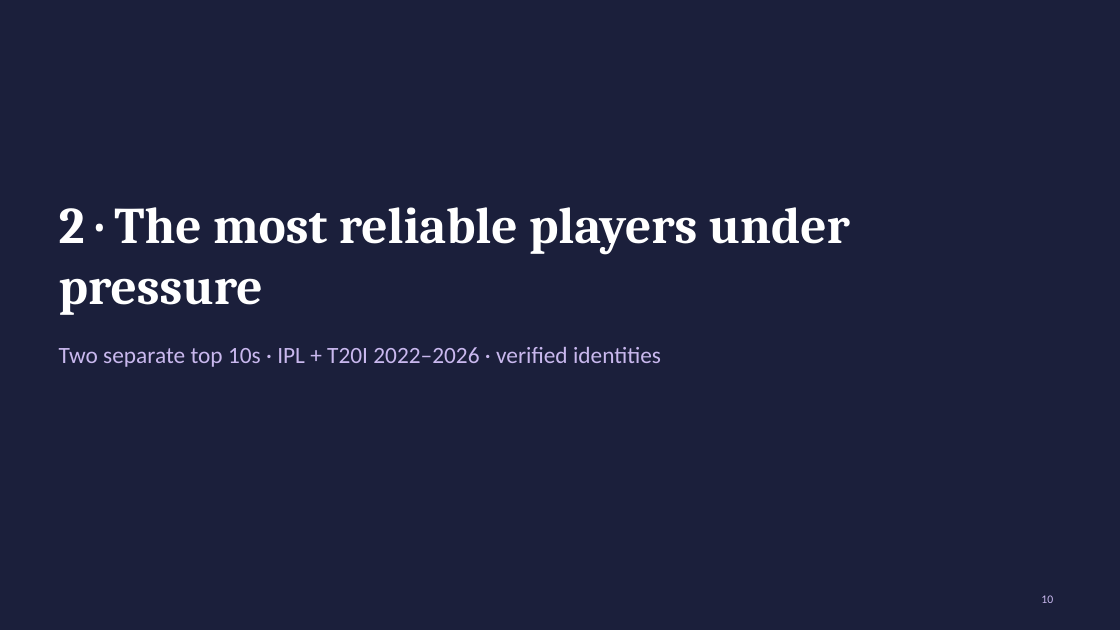
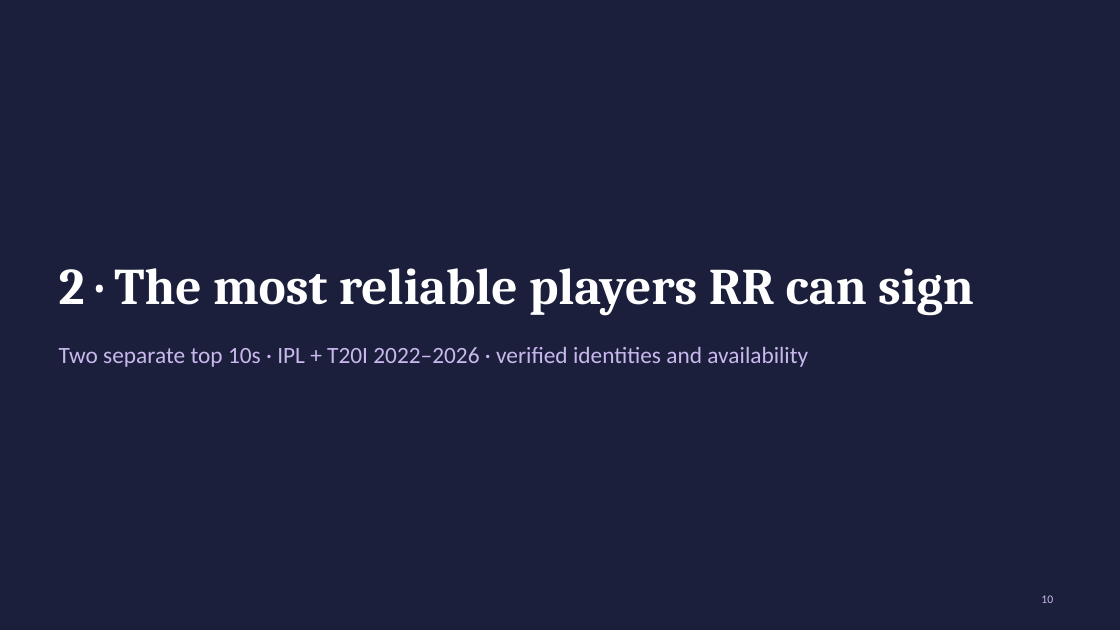
Before and after one commit to Anurag-1902-Patil/RR-Hackathon, a slide deck: slide 10 of reports/presentation.pptx. Drawn at 1120x630 pixels with LibreOffice and Linux fonts; fonts in the diff are those of the drawing. Boxes give left, top, right and bottom in pixels: in the first picture for what was removed or moved away, otherwise in the second. Text is boxed around its words. In the diff, an @@ line names an element or a change of style, - is before the commit and + after.

```diff
--- a/reports/presentation.pptx
+++ b/reports/presentation.pptx
@@ title at bbox=[59, 268, 974, 316]: text changed @@
-2 · The most reliable players under pressure
+2 · The most reliable players RR can sign
@@ text at bbox=[59, 347, 808, 367]: text changed @@
-Two separate top 10s · IPL + T20I 2022–2026 · verified identities
+Two separate top 10s · IPL + T20I 2022–2026 · verified identities and availability
```
Also in this commit, not shown: 12 other slides changed, 2 slides added, 1 slide removed, 3 other files.
